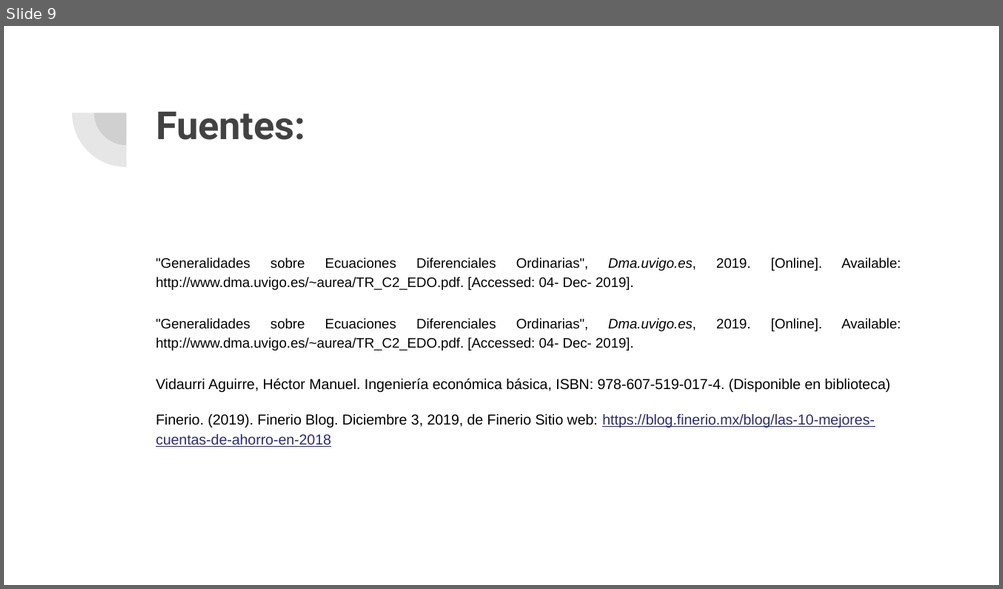
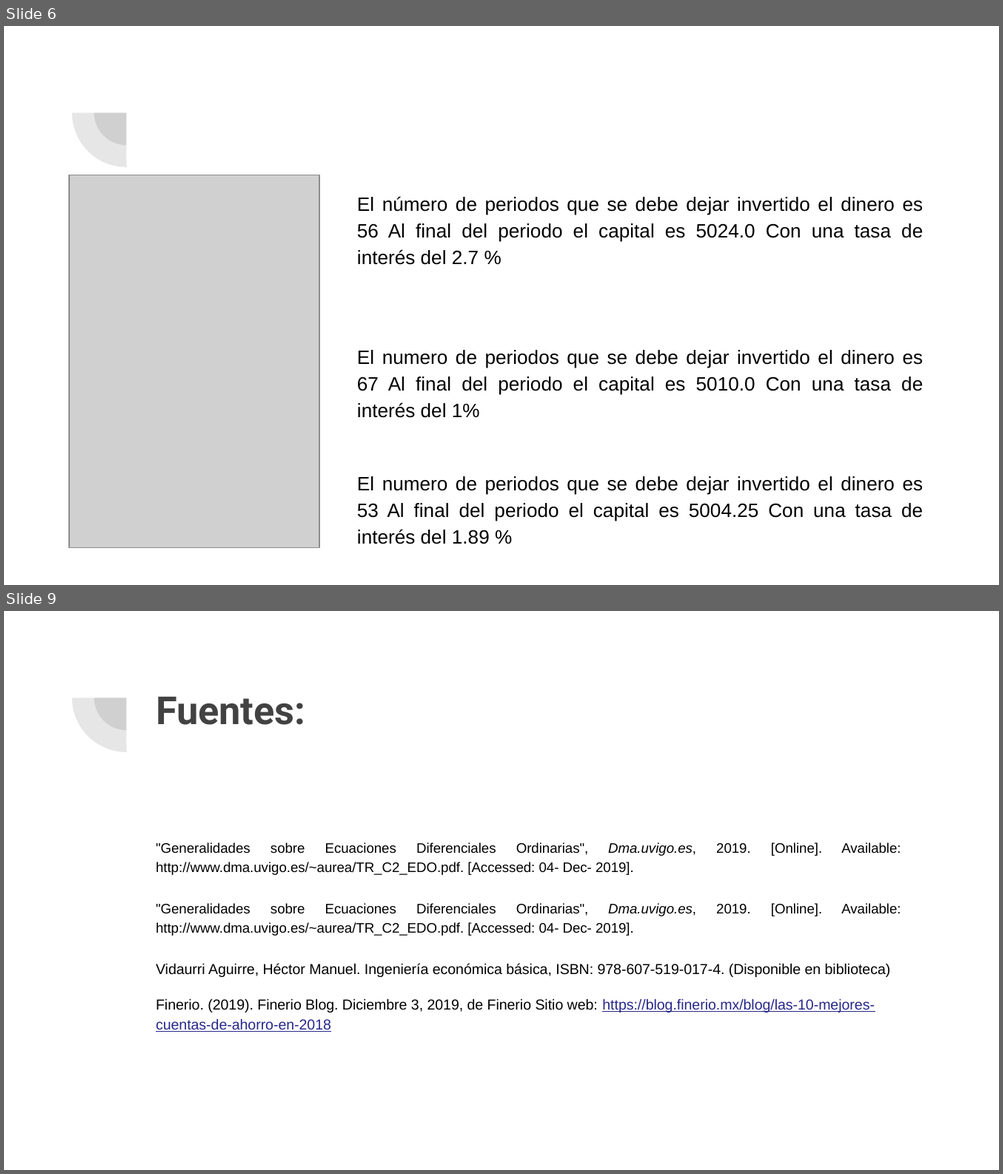
Before and after one commit to sbriones97/proyecto_modulo3, a slide deck: Proyecto_Modulo3.pptx. Shown one above the other, each under a label of ours: slide 9 before the commit, slides 6 and 9 after it; the slides between them are not shown. The pictures are 1003x589 and 1003x1174 pixels, drawn with LibreOffice and Linux fonts; fonts in the diff are those of the drawing; grey boxes stand for pictures. Boxes give left, top, right and bottom in pixels: in the first picture for what was removed or moved away, otherwise in the second. Text is boxed around its words. In the diff, an @@ line names an element or a change of style, - is before the commit and + after.

```diff
--- a/Proyecto_Modulo3.pptx
+++ b/Proyecto_Modulo3.pptx
@@ slide 6 added at <box>4,26,999,585</box>, background #FFFFFF; not listed: 2 template elements that a slide beside it also shows @@
@@ picture added at <box>70,175,319,548</box> @@
@@ text added at <box>357,196,923,545</box>, 14 pt, text #000000 @@
+El número de periodos que se debe dejar invertido el dinero es 56 Al final del periodo el capital es 5024.0 Con una tasa de interés del 2.7 %
+El numero de periodos que se debe dejar invertido el dinero es 67 Al final del periodo el capital es 5010.0 Con una tasa de interés del 1%
+El numero de periodos que se debe dejar invertido el dinero es 53 Al final del periodo el capital es 5004.25 Con una tasa de interés del 1.89 %
```
Also in this commit, not shown: 4 slides changed, 1 slide removed, 1 other file.
